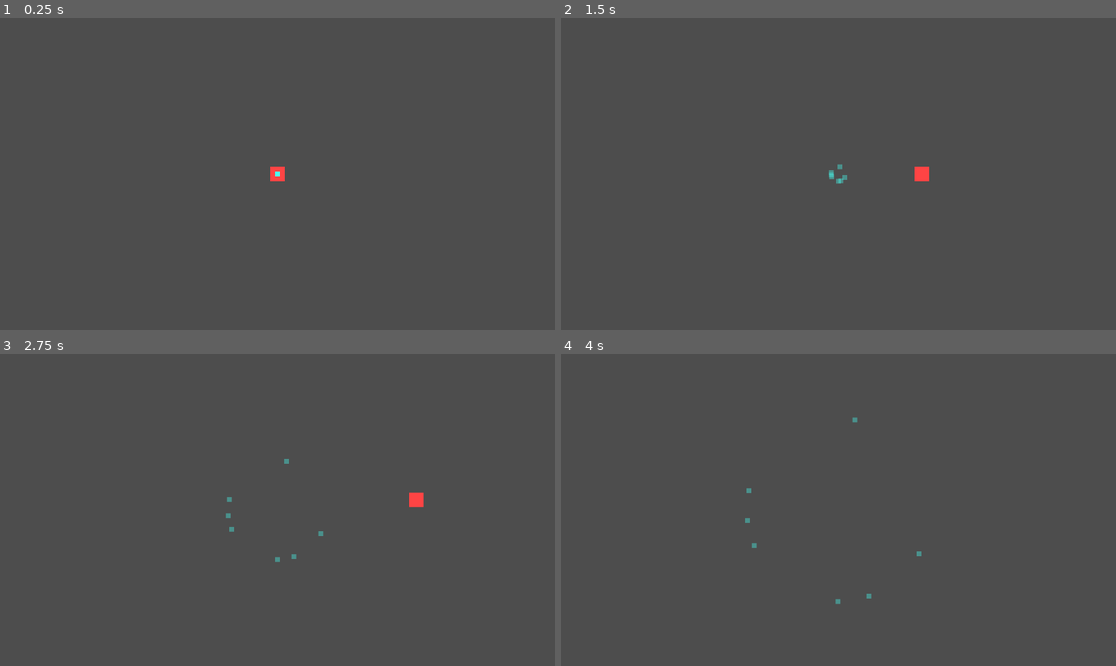
Above: before the commit, frames 1-4 (two rows, left to right).
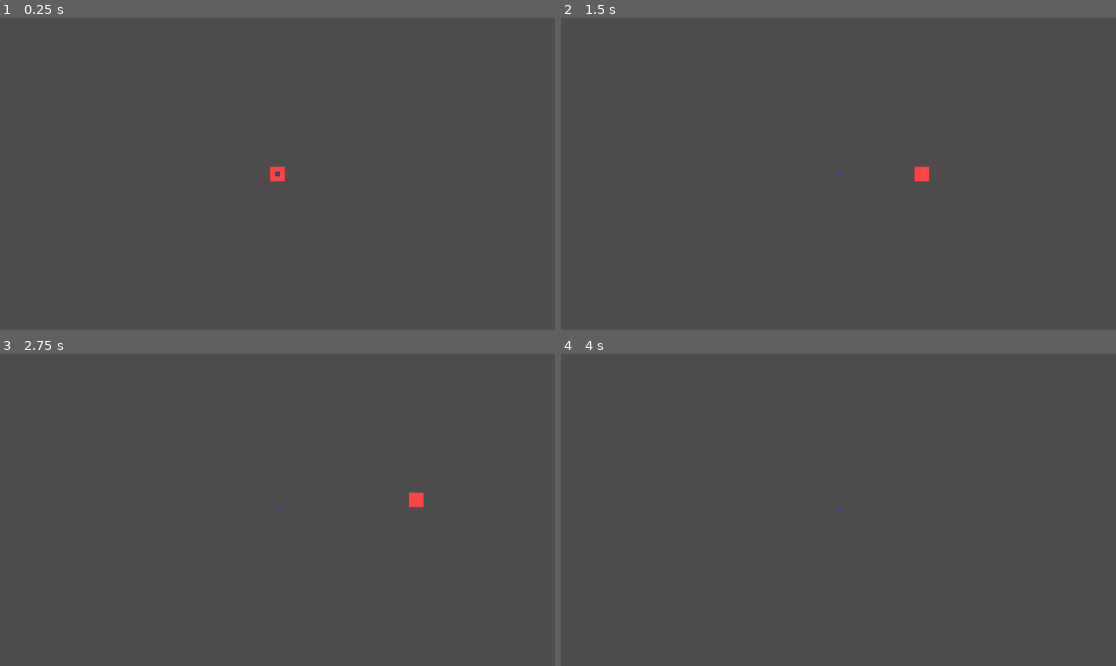
Above: after the commit, the same moments.

Repository: oman276/CS-383-Assignments
Game: Godot game, scene res://scenes/Empty.tscn
The game is run twice, just before and just after one commit, with the same random seed, the same clock (stepped at 60 frames per second) and the same inputs.
Inputs (mouse positions are in pixels of both pictures, inside the frame that each line leads up to):
- Up to frame 1 (0.25 s): no input
- Up to frame 2 (1.5 s): tap Enter at 0.5 s; move the mouse to (960, 158) at 0.52 s; hold D (topdown_move_right) from 0.53 s (still down); tap W (topdown_move_up) at 0.77 s; tap Space (reset) at 1.25 s; move the mouse to (727, 189) at 1.27 s
- Up to frame 3 (2.75 s): tap W (topdown_move_up) at 1.52 s; move the mouse to (333, 441) at 2.02 s; release D (topdown_move_right) at 2.03 s; hold A (topdown_move_left) from 2.03 s (still down)
- Up to frame 4 (4 s): move the mouse to (810, 572) at 2.77 s; release A (topdown_move_left) at 2.78 s; hold D (topdown_move_right) from 2.78 s (still down); tap W (topdown_move_up) at 3.02, 3.77 s; move the mouse to (1005, 556) at 3.52 s

The runs differ from the first frame. In frame 1, less than 0.1% of the frame differs, in the area x 49-51%, y 49-51%; in frame 2, less than 0.1%; in frame 3, 0.1%, in the area x 40-59%, y 33-67%; in frame 4, 0.1%.

Commit message:
wip decay values

Diff:
--- a/assignment_3/teamwork-ml/scenes/MLAgent.tscn
+++ b/assignment_3/teamwork-ml/scenes/MLAgent.tscn
@@ -18,10 +18,10 @@
 shape = SubResource("RectangleShape2D_f8s4n")
 
 [node name="Sprite2D" type="Sprite2D" parent="CollisionShape2D" unique_id=266610309]
-modulate = Color(1, 1, 1, 0.38431373)
+modulate = Color(1, 0, 0, 0.38431373)
 texture_filter = 1
 position = Vector2(-9.536743e-07, -9.536743e-07)
 scale = Vector2(20, 20)
 texture = ExtResource("1_nt522")
 region_enabled = true
-region_rect = Rect2(0, 4, 1, 1)
+region_rect = Rect2(1, 4, 1, 1)
--- a/assignment_3/teamwork-ml/scenes/TestRoot.tscn
+++ b/assignment_3/teamwork-ml/scenes/TestRoot.tscn
@@ -9,8 +9,8 @@
 script = ExtResource("1_o3x8r")
 player = NodePath("TeamworkPlayerController")
 agentScene = ExtResource("2_okul0")
-agentNumber = 7
-updatePerSecond = 30
+agentNumber = 20
+updatePerSecond = 60
 queryNeighborCount = 6
 
 [node name="OwenCamera" parent="." unique_id=1808773620 node_paths=PackedStringArray("target") instance=ExtResource("1_nuy52")]
--- a/assignment_3/teamwork-ml/scripts/agent.gd
+++ b/assignment_3/teamwork-ml/scripts/agent.gd
@@ -7,11 +7,33 @@
 @export var speed: float = 50.0
 @export var maxDeviation: float = 0.05
 
+@onready var randColor = Color(randf(), randf(), randf(), 0.5)
+var path_line: Line2D
+
+#eventually have us pass in the color from above so we're painting something new every time
+func _ready() -> void:
+    var sprite : Sprite2D = $CollisionShape2D/Sprite2D
+    if sprite:
+        sprite.modulate = randColor
+
+    path_line = Line2D.new()
+    path_line.default_color = randColor
+    path_line.width = 2.0
+    path_line.z_index = -1
+    path_line.top_level = true
+    add_child(path_line)
+    path_line.add_point(global_position)
+
 
 func _physics_process(delta: float) -> void:
+    if path_line and path_line.get_point_count() > 0:
+        path_line.set_point_position(0, global_position)
     move_and_slide()
 
 func update_direction(new_direction: Vector2) -> void:
+    if path_line:
+        path_line.add_point(global_position, 1)
+
     velocity = Vector2.ZERO
     direction = new_direction.normalized()
     direction.x += randf_range(-maxDeviation, maxDeviation)
@@ -20,3 +42,10 @@
     print("Updating direction to %s" % direction)
     velocity = direction * speed
     print("New velocity: %s" % velocity)
+
+func reset() -> void:
+    direction = Vector2.ZERO
+    velocity = Vector2.ZERO
+    global_position = Vector2.ZERO
+    if path_line:
+        path_line.clear_points()
--- a/assignment_3/teamwork-ml/scripts/systems/teamwork_level_controller.gd
+++ b/assignment_3/teamwork-ml/scripts/systems/teamwork_level_controller.gd
@@ -14,6 +14,12 @@
 
 # Pending UDP requests: array of {socket, agent_index}
 var pending_requests: Array = []
+
+var current_round: int = 1
+
+# debug variables
+var weigh_recency: bool = true
+var weigh_proximity: bool = true
 
 
 func _ready() -> void:
@@ -68,7 +74,6 @@
 	for i in range(pending_requests.size()):
 		var request = pending_requests[i]
 		var udp = request["socket"]
-		var agentIndex = request["agent_index"]
 
 		if udp.get_available_packet_count() > 0:
 			var response = udp.get_packet().get_string_from_utf8().strip_edges()
@@ -83,6 +88,7 @@
 
 				var response_agent_index = parts[0].to_int()
 				if response_agent_index < 0 or response_agent_index >= agents.size():
+					print("Received response for invalid agent index: %d" % response_agent_index)
 					continue
 
 				var velocity_entries = []
@@ -95,12 +101,14 @@
 
 				for entry in velocity_entries:
 					var vel_parts = entry.split(",", false)
-					if vel_parts.size() != 2:
+					if vel_parts.size() != 3:
+						print("Malformed velocity entry (weird num of components): '%s'" % entry)
 						continue
 
 					var vel_x = vel_parts[0].to_float()
 					var vel_y = vel_parts[1].to_float()
-					sum_velocity += Vector2(vel_x, vel_y)
+					var result_round = vel_parts[2].to_int() if vel_parts.size() > 2 else 0
+					sum_velocity += _round_weighted_velocity(Vector2(vel_x, vel_y), result_round)
 					count += 1
 
 				if count == 0:
@@ -115,7 +123,13 @@
 	for i in range(requests_to_remove.size() - 1, -1, -1):
 		pending_requests.remove_at(requests_to_remove[i])
 
+func _round_weighted_velocity(velocity: Vector2, result_round: int) -> Vector2:
+	# we could fiddle with this decay factor but I think this works for now
+	var round_difference = current_round - result_round
+	var decay_factor = 1.0 / (1.0 + round_difference) if weigh_recency else 1.0
+	return velocity * decay_factor
 
+# this starts a new round, incrementing our request systems
 func reset_state() -> void:
 	print("Resetting state...")
 
@@ -127,9 +141,9 @@
 	pending_requests.clear()
 
 	for agent in agents:
-		agent.global_position = Vector2.ZERO
-		agent.update_direction(Vector2.ZERO)
+		agent.reset()
 	player.global_position = Vector2.ZERO
+	current_round += 1
 
 	# update the tree
 	var query_message = "rebuild"
Not shown, changed: assignment_3/python_ml/data_loop.py
